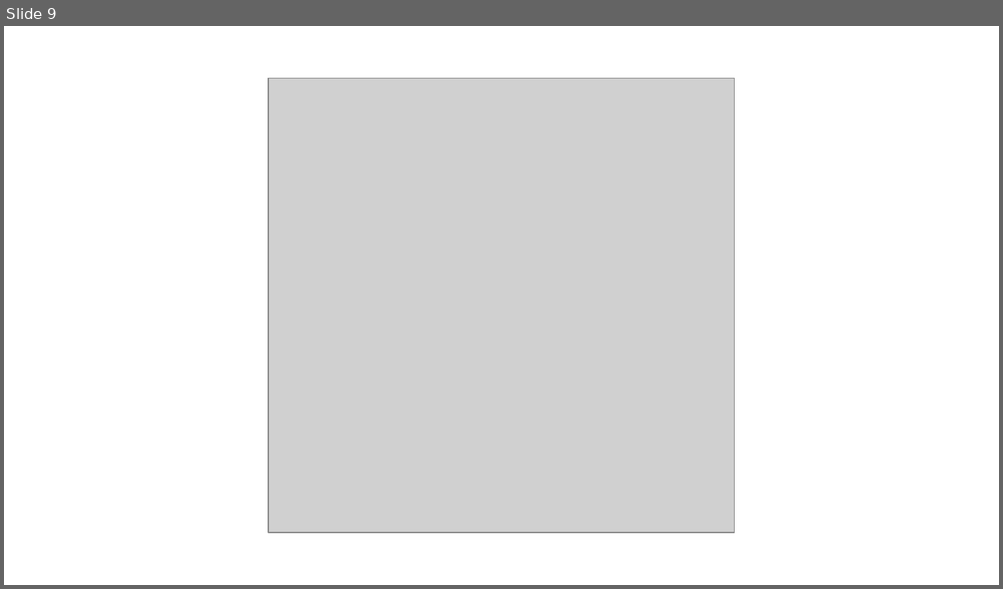
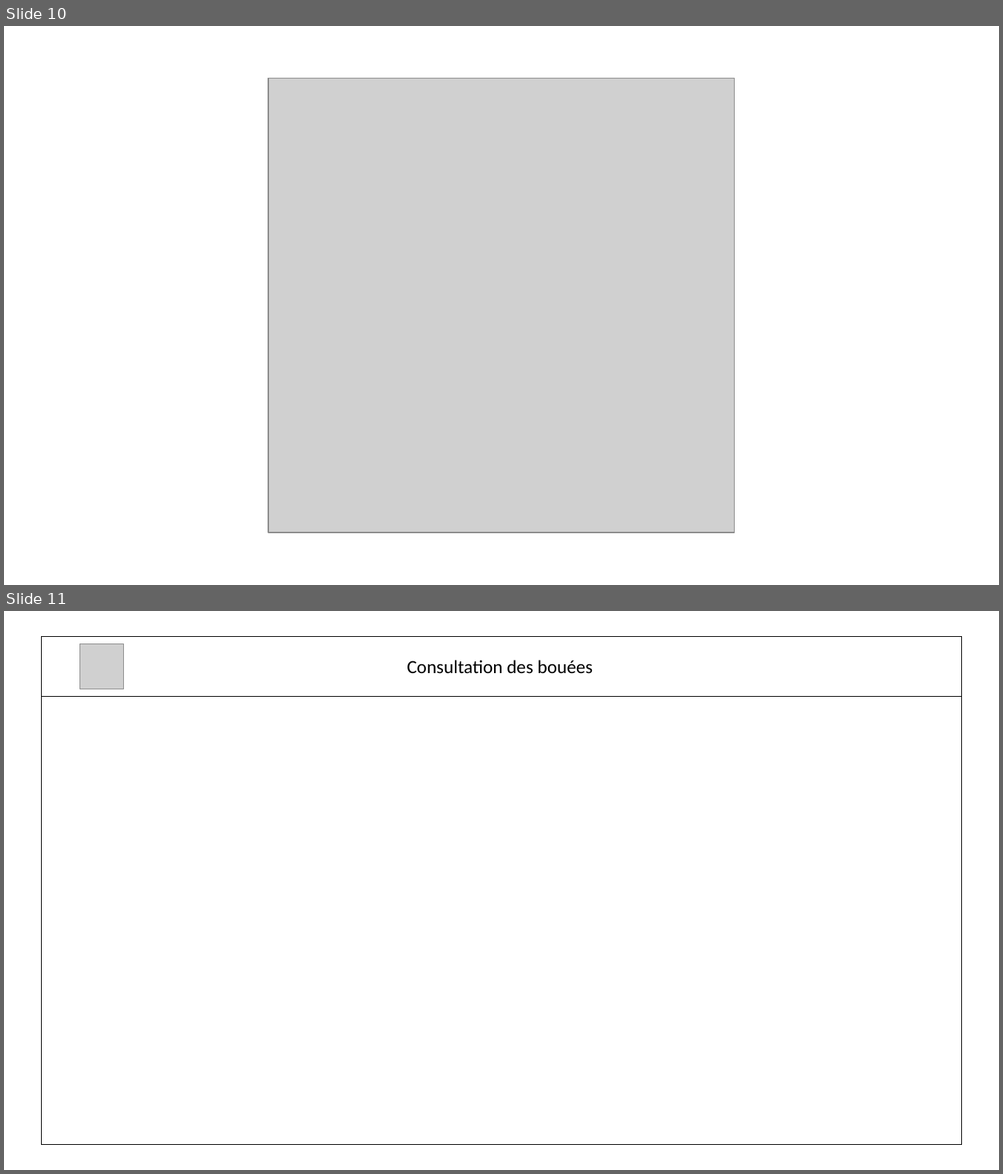
Before and after one commit to heptagonemedia/projet_imr, a slide deck: Présentations/septembre/18-09-2019/Présentation.pptx. Shown one above the other, each under a label of ours: slide 9 before the commit, slides 10 and 11 after it. The pictures are 1003x589 and 1003x1174 pixels, drawn with LibreOffice and Linux fonts; fonts in the diff are those of the drawing; grey boxes stand for pictures. Boxes give left, top, right and bottom in pixels: in the first picture for what was removed or moved away, otherwise in the second. Text is boxed around its words. In the diff, an @@ line names an element or a change of style, - is before the commit and + after.

```diff
--- a/Présentations/septembre/18-09-2019/Présentation.pptx
+++ b/Présentations/septembre/18-09-2019/Présentation.pptx
@@ slide 11 added at (4,611,999,1170), background #FFFFFF @@
@@ rectangle added at (41,636,962,1145), outline #000000 1 pt @@
@@ rectangle added at (41,636,962,696), outline #000000 1 pt @@
@@ picture added at (80,644,123,689) @@
@@ text added at (407,660,593,674), 18 pt, text #000000 @@
+Consultation des bouées
@@ action button blank added at (4,1043,34,1170), outline #FFFFFF 1 pt @@
@@ what was slide 9 is now slide 10 @@
```
Also in this commit, not shown: 1 slide changed, 2 other slides added, 2 other files.
